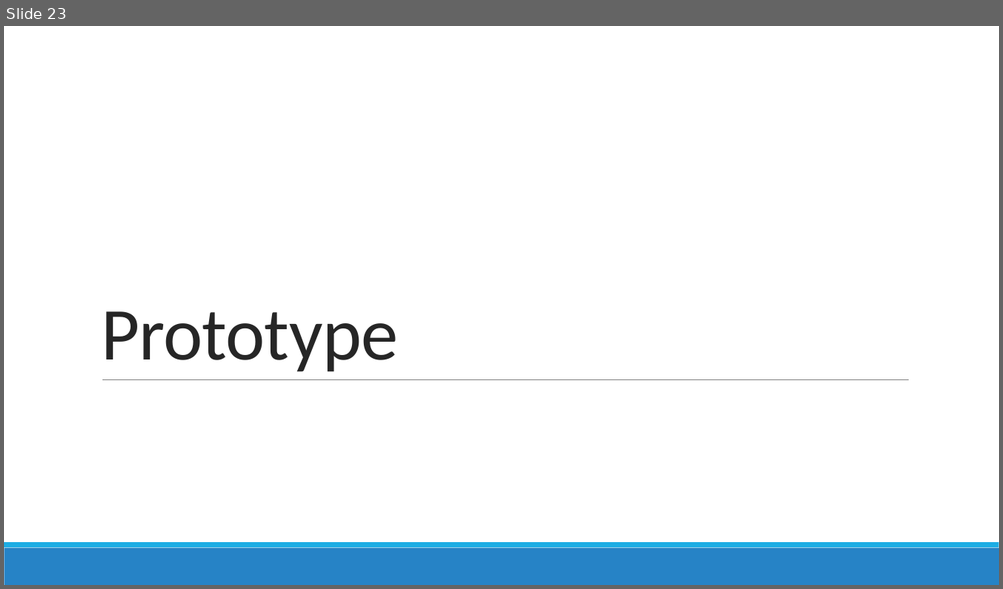
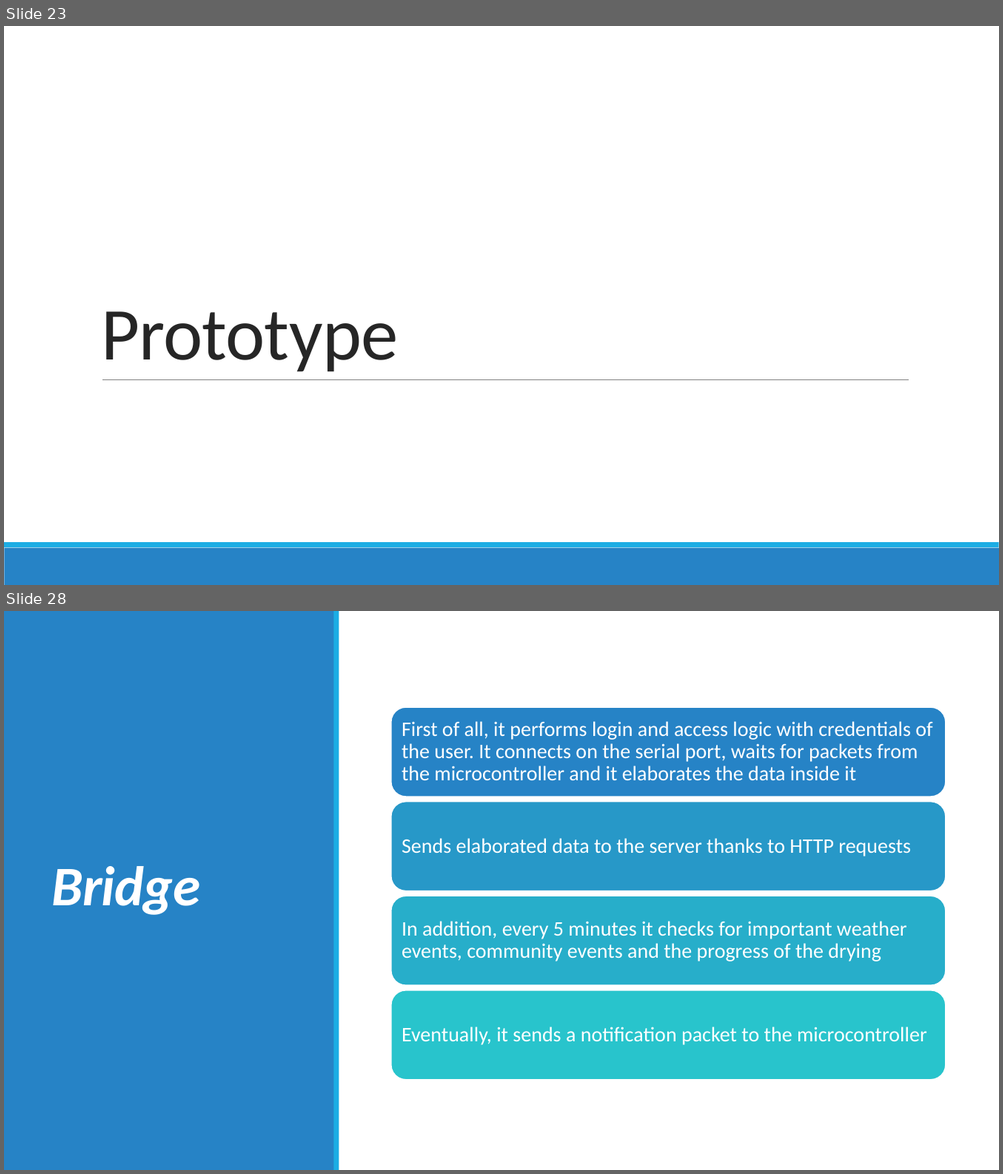
Before and after one commit to sarapeddy/drying-rack-smart, a slide deck: SMART STENDINO.pptx. Shown one above the other, each under a label of ours: slide 23 before the commit, slides 23 and 28 after it; the slides between them are not shown. The pictures are 1003x589 and 1003x1174 pixels, drawn with LibreOffice and Linux fonts; fonts in the diff are those of the drawing. Boxes give left, top, right and bottom in pixels: in the first picture for what was removed or moved away, otherwise in the second. Text is boxed around its words. In the diff, an @@ line names an element or a change of style, - is before the commit and + after.

```diff
--- a/SMART STENDINO.pptx
+++ b/SMART STENDINO.pptx
@@ slide 28 added at bbox=[4, 611, 999, 1170], background #FFFFFF; not listed: 2 template elements that a slide beside it also shows @@
@@ rectangle added at bbox=[4, 611, 335, 1170], fill #2683C6 @@
@@ rectangle added at bbox=[5, 611, 999, 1170], fill #FFFFFF @@
@@ rectangle added at bbox=[334, 611, 339, 1170], fill #1CADE4 @@
@@ title added at bbox=[51, 866, 200, 915], 54 pt, text #FFFFFF, bold, italic @@
+Bridge
@@ group added at bbox=[391, 707, 945, 1080]: 4 rounded rectangles, 4 texts @@
+First of all, it performs login and access logic with credentials of the user. It connects on the serial port, waits for packets from the microcontroller and it elaborates the data inside it
+Sends elaborated data to the server thanks to HTTP requests
+In addition, every 5 minutes it checks for important weather events, community events and the progress of the drying
+Eventually, it sends a notification packet to the microcontroller
```
Also in this commit, not shown: 4 slides changed, 10 other slides added, 3 slides removed.
